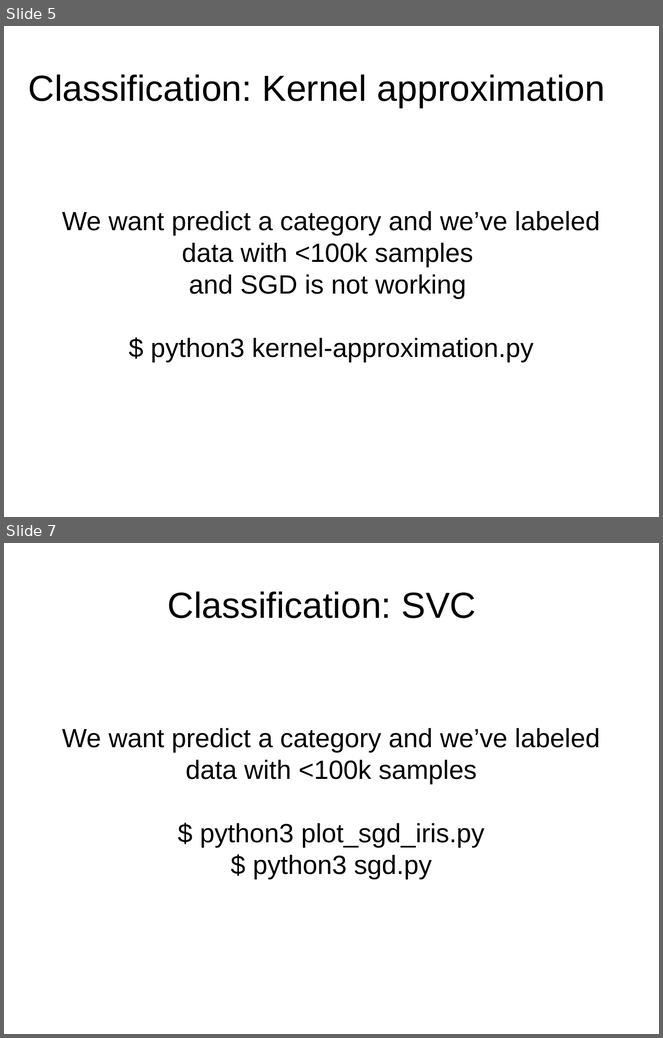
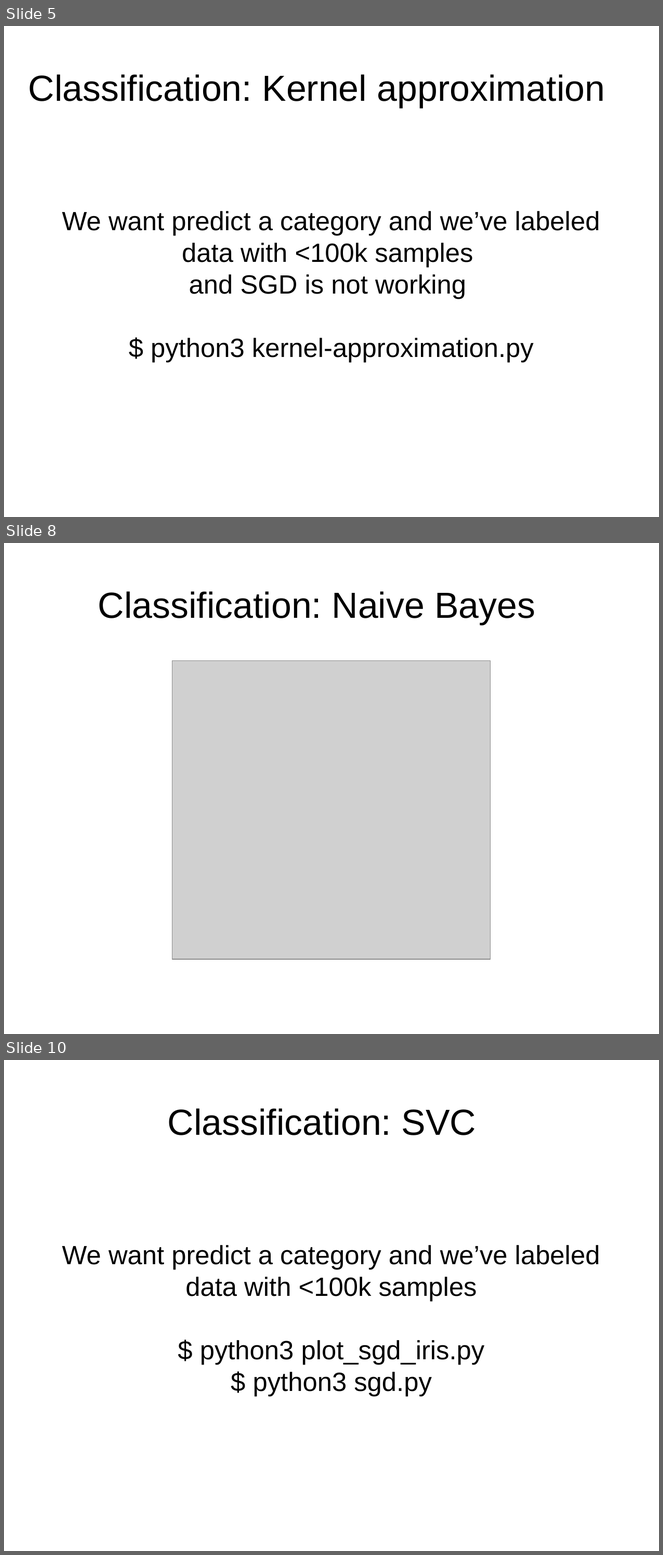
Before and after one commit to davidam/python-examples, a slide deck: presentations/scikit.odp. Shown one above the other, each under a label of ours: slides 5 and 7 before the commit, slides 5, 8 and 10 after it; the slides between them are not shown. The pictures are 663x1038 and 663x1555 pixels, drawn with LibreOffice and Linux fonts; fonts in the diff are those of the drawing; grey boxes stand for pictures. Boxes give left, top, right and bottom in pixels: in the first picture for what was removed or moved away, otherwise in the second. Text is boxed around its words. In the diff, an @@ line names an element or a change of style, - is before the commit and + after.

```diff
--- a/presentations/scikit.odp
+++ b/presentations/scikit.odp
@@ slide 8 added at (4,543,659,1034), background #FFFFFF @@
@@ title added at (98,591,535,625), 44 pt, text #000000 @@
+Classification: Naive Bayes
@@ picture added at (172,661,491,960) @@
@@ what was slide 7 is now slide 10 @@
```
Also in this commit, not shown: 2 slides changed, 10 other slides added.
